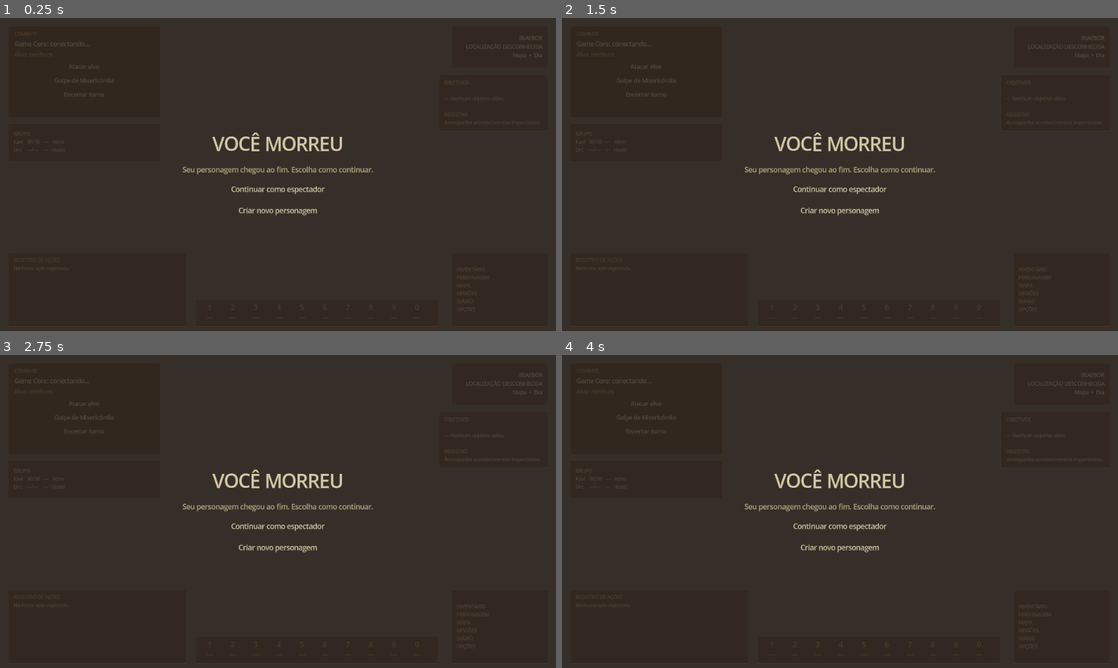
Above: before the commit, frames 1-4 (two rows, left to right).
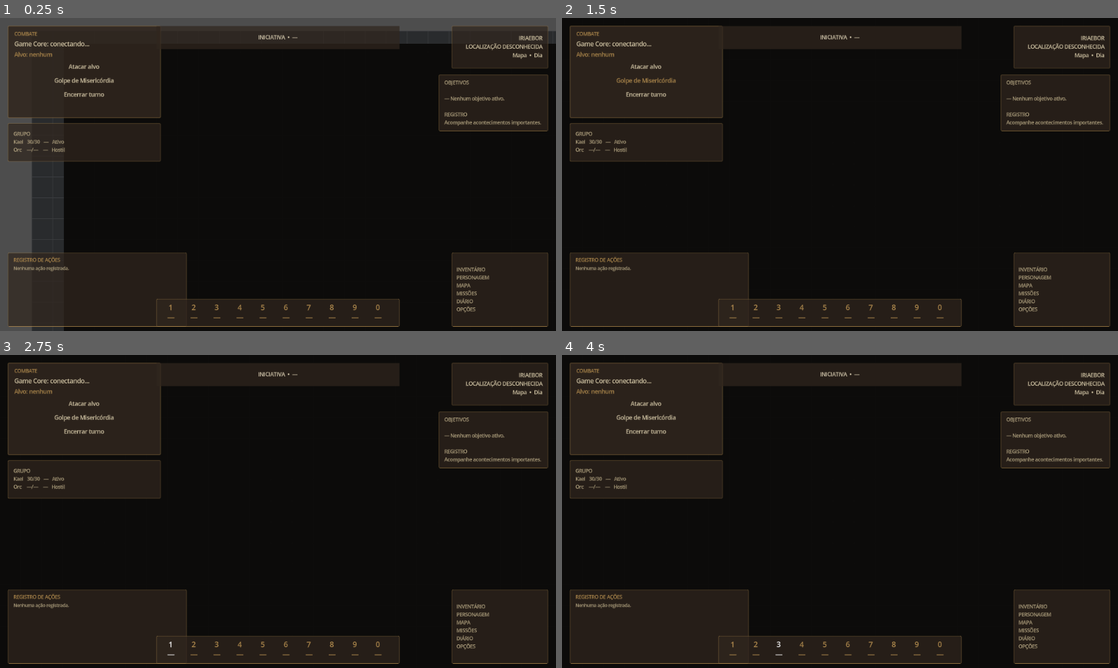
Above: after the commit, the same moments.

Repository: wchichura-maker/dnd
Game: Godot game, scene res://scenes/Main.tscn
The game is run twice, just before and just after one commit, with the same random seed, the same clock (stepped at 60 frames per second) and the same inputs.
Inputs:
- Up to frame 1 (0.25 s): no input
- Up to frame 2 (1.5 s): click "Atacar alvo" at 0.5 s; click "Golpe de Misericórdia" at 1.25 s
- Up to frame 3 (2.75 s): click "1 —" at 2 s
- Up to frame 4 (4 s): click "2 —" at 2.75 s; click "3 —" at 3.5 s

The runs differ from the first frame. In frame 1, 64% of the frame differs, in the area x 0-100%, y 0-100%; in frame 2, 66%; in frame 3, 66%; in frame 4, 66%.
Error before the commit: Parse Error: Could not parse global class "GameCoreClient" from "res://scripts/GameCoreClient.gd". (res://scripts/FogOfWarRenderer.gd:24)

Commit message:
Fix GameCoreClient parser and initial snapshot emission

Diff:
--- a/godot/scripts/GameCoreClient.gd
+++ b/godot/scripts/GameCoreClient.gd
@@ -15,20 +15,31 @@
 	add_child(http_request)
 	http_request.request_completed.connect(_on_request_completed)
 
-func request_state() -> void: _request("GET", "/state", {})
-func request_action(action: Dictionary) -> void: _request("POST", "/action", action)
-func end_turn() -> void: _request("POST", "/turn/end", {})
-func reset_game() -> void: _request("POST", "/reset", {})
-func respawn_player() -> void: _request("POST", "/player/respawn", {})
+func request_state() -> void:
+	_request("GET", "/state", {})
+
+func request_action(action: Dictionary) -> void:
+	_request("POST", "/action", action)
+
+func end_turn() -> void:
+	_request("POST", "/turn/end", {})
+
+func reset_game() -> void:
+	_request("POST", "/reset", {})
+
+func respawn_player() -> void:
+	_request("POST", "/player/respawn", {})
 
 func _request(method: String, path: String, payload: Dictionary) -> void:
-	if busy: return
+	if busy:
+		return
 	busy = true
 	var headers: PackedStringArray = ["Content-Type: application/json"]
-	var body := JSON.stringify(payload)
-	var http_method := HTTPClient.METHOD_GET
-	if method == "POST": http_method = HTTPClient.METHOD_POST
-	var error := http_request.request(BASE_URL + path, headers, http_method, body)
+	var body: String = JSON.stringify(payload)
+	var http_method: HTTPClient.Method = HTTPClient.METHOD_GET
+	if method == "POST":
+		http_method = HTTPClient.METHOD_POST
+	var error: Error = http_request.request(BASE_URL + path, headers, http_method, body)
 	if error != OK:
 		busy = false
 		transport_error.emit("Falha ao iniciar comunicação com o Game Core: %s" % error)
@@ -44,14 +55,11 @@
 		return
 	var payload: Dictionary = parsed
 	latest_snapshot = payload
-	var action_result: Dictionary = payload.get("actionResult", {}) as Dictionary
+	var action_result_variant: Variant = payload.get("actionResult", {})
+	var action_result: Dictionary = action_result_variant as Dictionary if action_result_variant is Dictionary else {}
 	if response_code < 200 or response_code >= 300:
-		var message := str(action_result.get("message", payload.get("message", "Ação rejeitada pelo Game Core.")))
+		var message: String = str(action_result.get("message", payload.get("message", "Ação rejeitada pelo Game Core.")))
 		transport_error.emit(message)
-		state_received.emit(payload)
-		return
-	if payload.has("actionResult"):
+	state_received.emit(payload)
+	if response_code >= 200 and response_code < 300 and payload.has("actionResult"):
 		action_resolved.emit(action_result, payload)
-	state_received.emit(payload)
-	else:
-		state_received.emit(payload)
